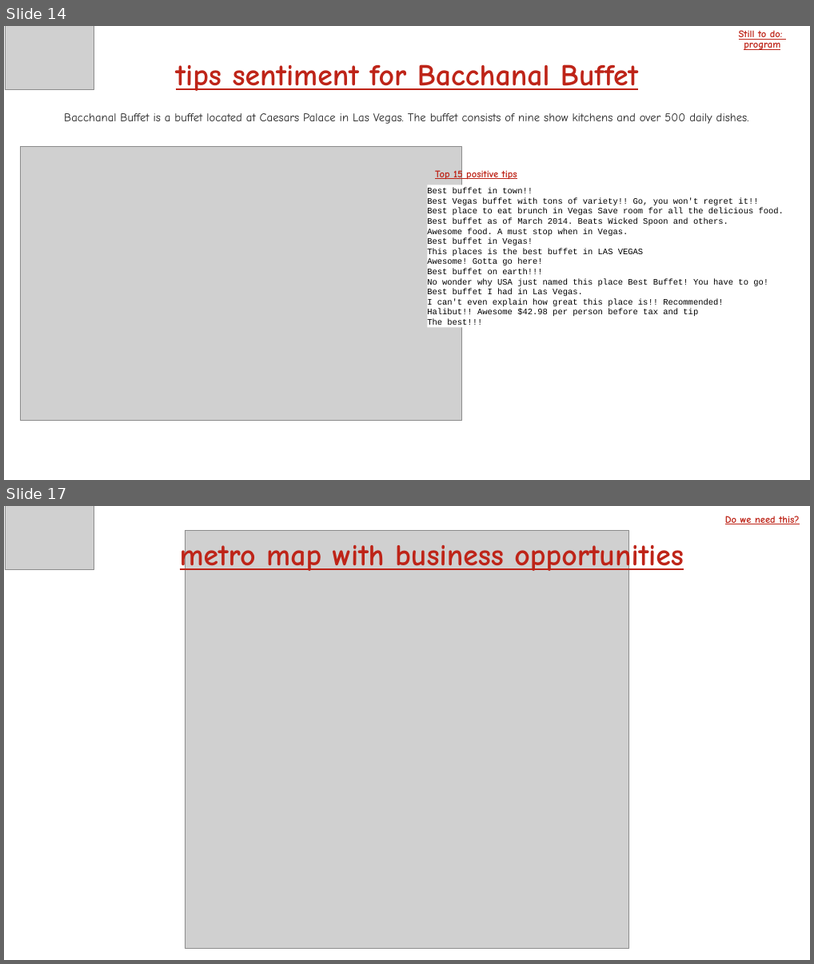
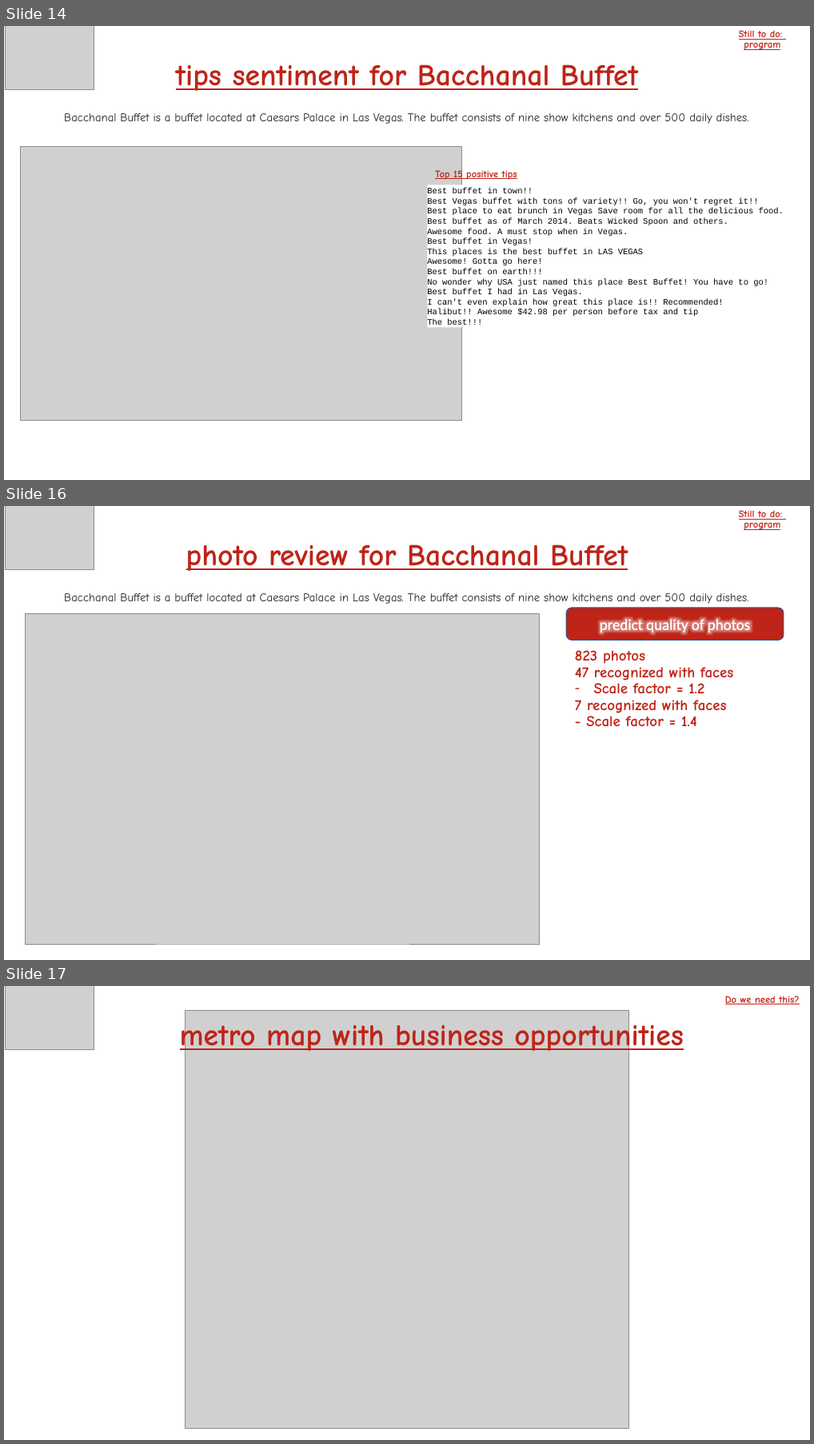
Before and after one commit to dev5680/DRTFinalProject, a slide deck: DRT_Thinking.pptx. Shown one above the other, each under a label of ours: slides 14 and 17 before the commit, slides 14, 16 and 17 after it; the slides between them are not shown. The pictures are 814x964 and 814x1444 pixels, drawn with LibreOffice and Linux fonts; fonts in the diff are those of the drawing; grey boxes stand for pictures. Boxes give left, top, right and bottom in pixels: in the first picture for what was removed or moved away, otherwise in the second. Text is boxed around its words. In the diff, an @@ line names an element or a change of style, - is before the commit and + after.

```diff
--- a/DRT_Thinking.pptx
+++ b/DRT_Thinking.pptx
@@ slide 16 added at (4, 506, 810, 960), background #FFFFFF @@
@@ picture added at (5, 506, 94, 570) @@
@@ text added at (739, 510, 783, 530), 12 pt, text #BE2418, bold, underline @@
+Still to do:
+program
@@ text added at (186, 544, 628, 571), 36 pt, text #BE2418, bold, underline @@
+photo review for Bacchanal Buffet
@@ text added at (64, 593, 750, 604), 14 pt, text #222222 @@
+Bacchanal Buffet is a buffet located at Caesars Palace in Las Vegas. The buffet consists of nine show kitchens and over 500 daily dishes.
@@ picture added at (25, 613, 539, 944) @@
@@ rounded rectangle added at (566, 608, 784, 640), fill #BE2418, outline #325491 1 pt, 18 pt, text #FFFFFF @@
+predict quality of photos
@@ text added at (575, 650, 734, 727), 18 pt, text #BE2418, bold @@
+823 photos
+47 recognized with faces
+– Scale factor = 1.2
+7 recognized with faces
+- Scale factor = 1.4
```
Also in this commit, not shown: 9 slides changed, 2 other slides added, 2 slides removed.
